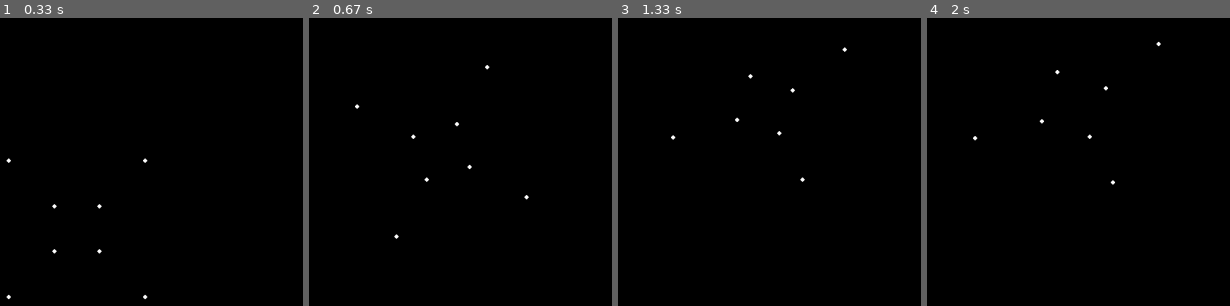
Above: before the commit, frames 1-4 (left to right).
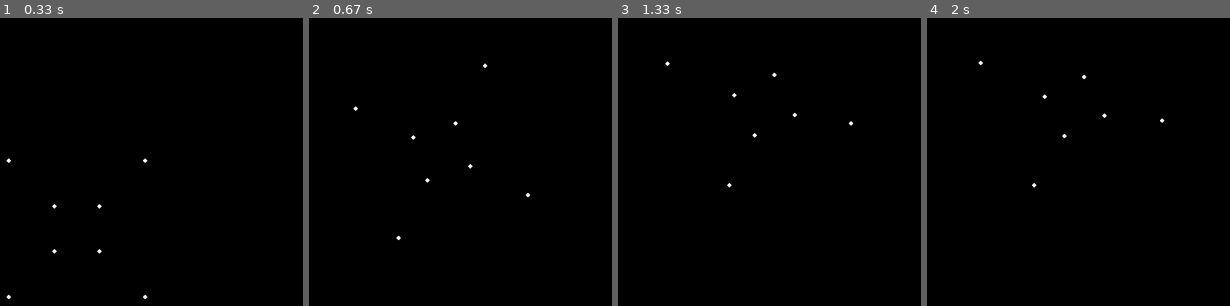
Above: after the commit, the same moments.

Repository: LQR471814/Perspective-3D-Rendering
Game: pygame game, started from 3dPygame.py
The game is run twice, just before and just after one commit, with the same random seed, the same clock (stepped at 60 frames per second) and the same inputs.
Inputs:
- Up to frame 1 (0.33 s): no input
- Up to frame 2 (0.67 s): hold E from 0.33 s (still down); hold Right from 0.33 s (still down)
- Up to frame 3 (1.33 s): release E at 0.8 s; release Right at 0.8 s; tap Space at 0.83 s
- Up to frame 4 (2 s): hold Up from 1.67 s (still down)

Frame 1 is identical in both runs. In frame 2, 0.2% of the frame differs, in the area x 14-73%, y 15-78%; in frame 3, 0.3%, in the area x 15-78%, y 10-60%; in frame 4, 0.3%.

Commit message:
Sort of fixed the Rotation Matrix and it's usage
- Sort of fixed the rotation matrix and it's usage but it still makes a somewhat strange rotation. 
- The rotation feels warped

Diff:
--- a/3dPygame.py
+++ b/3dPygame.py
@@ -87,12 +87,15 @@
     screen.fill((0, 0, 0))
     # print("-----------------------------------------")
 
+    print("----------------->")
     for vert in b1.getVerts():
         finCoords = []
+        # vert = Rotate3D(vert, block)
         vert = Rotate3D(vert, block)
         finCoords.append(int(round((vert[0] / (c1.getCoord()[2] - vert[2]) * blocksize) + ((c1.getCoord()[0] - vert[0]) / (c1.getCoord()[2] - vert[2]) * increment), 1)))
         finCoords.append(int(round((vert[1] / (c1.getCoord()[2] - vert[2]) * blocksize) + ((c1.getCoord()[1] - vert[1]) / (c1.getCoord()[2] - vert[2]) * increment), 1)))
         finCoords = transformCoords(finCoords)
+        print(finCoords)
         # print(Rotate3D(vert, block))
         pygame.draw.circle(screen, (255, 255, 255), RotateCoords(finCoords, block), 3)
         # pygame.draw.circle(screen, (255, 255, 255), finCoords, 3)
@@ -106,6 +109,7 @@
 
         coords2.append(int(round((b1.getVerts()[edge[1]][0] / (c1.getCoord()[2] - b1.getVerts()[edge[1]][2])) * blocksize + ((c1.getCoord()[0] - b1.getVerts()[edge[1]][0]) / (c1.getCoord()[2] - b1.getVerts()[edge[1]][2]) * increment), 1)))
         coords2.append(int(round((b1.getVerts()[edge[1]][1] / (c1.getCoord()[2] - b1.getVerts()[edge[1]][2])) * blocksize + ((c1.getCoord()[1] - b1.getVerts()[edge[1]][1]) / (c1.getCoord()[2] - b1.getVerts()[edge[1]][2]) * increment), 1)))
+
         coords1 = transformCoords(coords1)
         coords2 = transformCoords(coords2)
 
@@ -130,18 +134,19 @@
     sphericalCoordinates = [0, 0, 0]
     returnCoordinates = coordinates
 
-    sphericalCoordinates[0] = math.sqrt(returnCoordinates[0] ** 2 + returnCoordinates[1] ** 2 + returnCoordinates[2] ** 2)
-    sphericalCoordinates[1] = math.atan2(returnCoordinates[1], returnCoordinates[0])
-    sphericalCoordinates[2] = math.acos(returnCoordinates[2] / ( math.sqrt(returnCoordinates[0] ** 2 + returnCoordinates[1] ** 2 + returnCoordinates[2] ** 2)))
-
-    sphericalCoordinates[1] += block.rotationIncrementTheta
+    # sphericalCoordinates[0] = math.sqrt(returnCoordinates[0] ** 2 + returnCoordinates[1] ** 2 + returnCoordinates[2] ** 2)
+    # sphericalCoordinates[1] = math.atan2(returnCoordinates[1], returnCoordinates[0])
+    # sphericalCoordinates[2] = math.acos(returnCoordinates[2] / ( math.sqrt(returnCoordinates[0] ** 2 + returnCoordinates[1] ** 2 + returnCoordinates[2] ** 2)))
+    # sphericalCoordinates = []
+
+    # sphericalCoordinates[1] += block.rotationIncrementTheta
     sphericalCoordinates[2] += block.rotationIncrementPhi
 
-    Rx = numpy.array([[1, 0, 0], [0, math.cos(sphericalCoordinates[1]), -math.sin(sphericalCoordinates[1])], [0, math.sin(sphericalCoordinates[1]), math.cos(sphericalCoordinates[1])]]) #? Roll
-    Ry = numpy.array([[math.cos(sphericalCoordinates[1]), 0, math.sin(sphericalCoordinates[1])], [0, 1, 0], [-math.sin(sphericalCoordinates[1]), 0, math.cos(sphericalCoordinates[1])]]) #? Pitch
-    Rz = numpy.array([[math.cos(sphericalCoordinates[1]), -math.sin(sphericalCoordinates[1]), 0], [math.sin(sphericalCoordinates[1]), math.cos(sphericalCoordinates[1]), 0], [0, 0, 1]]) #? Yaw
-
-    # returnCoordinates = Rx.dot(numpy.array(returnCoordinates)) + Ry.dot(numpy.array(returnCoordinates)) #? Rotation Using Matrix
+    Rx = numpy.array([[1, 0, 0], [0, math.cos(sphericalCoordinates[2]), -math.sin(sphericalCoordinates[2])], [0, math.sin(sphericalCoordinates[2]), math.cos(sphericalCoordinates[2])]])
+    Ry = numpy.array([[math.cos(sphericalCoordinates[2]), 0, math.sin(sphericalCoordinates[2])], [0, 1, 0], [-math.sin(sphericalCoordinates[2]), 0, math.cos(sphericalCoordinates[2])]])
+    Rz = numpy.array([[math.cos(sphericalCoordinates[2]), -math.sin(sphericalCoordinates[2]), 0], [math.sin(sphericalCoordinates[2]), math.cos(sphericalCoordinates[2]), 0], [0, 0, 1]])
+
+    returnCoordinates = Rx.dot(numpy.array(returnCoordinates)) #? Rotation Using Matrix
 
     #? Rotation around Z axis
     # returnCoordinates[0] = returnCoordinates[0] * math.cos(sphericalCoordinates[1]) - returnCoordinates[1] * math.sin(sphericalCoordinates[1])
@@ -155,9 +160,9 @@
     # returnCoordinates[1] = returnCoordinates[1] * math.cos(sphericalCoordinates[1]) - returnCoordinates[2] * math.sin(sphericalCoordinates[1])
     # returnCoordinates[2] = returnCoordinates[1] * math.sin(sphericalCoordinates[1]) + returnCoordinates[2] * math.cos(sphericalCoordinates[1])
 
-    returnCoordinates[0] = sphericalCoordinates[0] * math.sin(sphericalCoordinates[2]) * math.cos(sphericalCoordinates[1])
-    returnCoordinates[1] = sphericalCoordinates[0] * math.sin(sphericalCoordinates[2]) * math.sin(sphericalCoordinates[1])
-    returnCoordinates[2] = sphericalCoordinates[0] * math.cos(sphericalCoordinates[2])
+    # returnCoordinates[0] = sphericalCoordinates[0] * math.sin(sphericalCoordinates[2]) * math.cos(sphericalCoordinates[1])
+    # returnCoordinates[1] = sphericalCoordinates[0] * math.sin(sphericalCoordinates[2]) * math.sin(sphericalCoordinates[1])
+    # returnCoordinates[2] = sphericalCoordinates[0] * math.cos(sphericalCoordinates[2])
 
     return returnCoordinates
 
@@ -182,7 +187,7 @@
 center = [300, 300]
 blocksize = 100
 c1 = camera((0, 0), (0, 0, 2), 3, 0.05)
-b1 = block((0, 0, 0), 0)
+b1 = block([0.01, 0.01, 0.01], 0)
 screen = pygame.display.set_mode([1280, 720])
 
 screen.fill((0, 0, 0))
@@ -231,19 +236,19 @@
         UpdateScr(c1.getSpeedStrafe(), b1)
 
     if keystate[pygame.K_RIGHT]:
-        b1.rotationIncrementTheta += 0.05
+        b1.rotationIncrementTheta += 0.025
         UpdateScr(c1.getSpeedStrafe(), b1)
 
     if keystate[pygame.K_LEFT]:
-        b1.rotationIncrementTheta += -0.05
+        b1.rotationIncrementTheta += -0.025
         UpdateScr(c1.getSpeedStrafe(), b1)
 
     if keystate[pygame.K_UP]:
-        b1.rotationIncrementPhi += 0.05
+        b1.rotationIncrementPhi += 0.025
         UpdateScr(c1.getSpeedStrafe(), b1)
 
     if keystate[pygame.K_DOWN]:
-        b1.rotationIncrementPhi += -0.05
+        b1.rotationIncrementPhi += -0.025
         UpdateScr(c1.getSpeedStrafe(), b1)
 
     for event in pygame.event.get():
